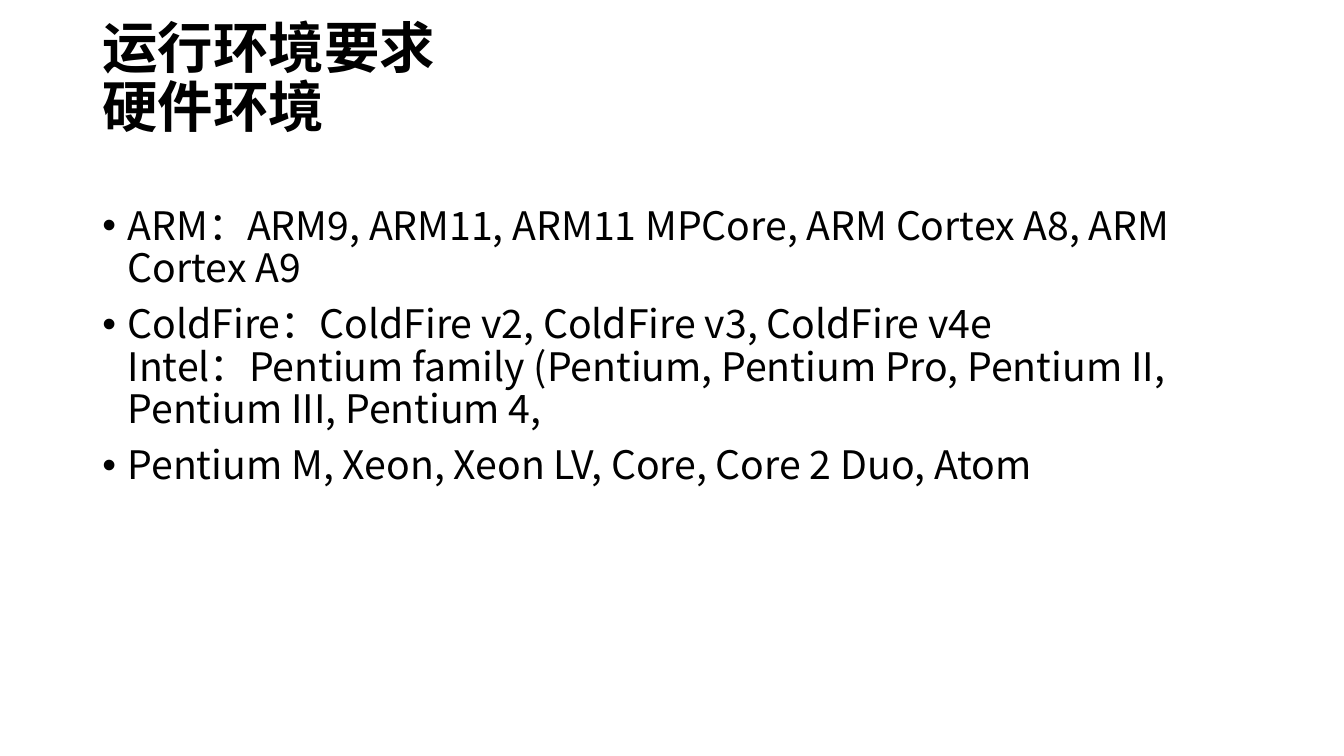
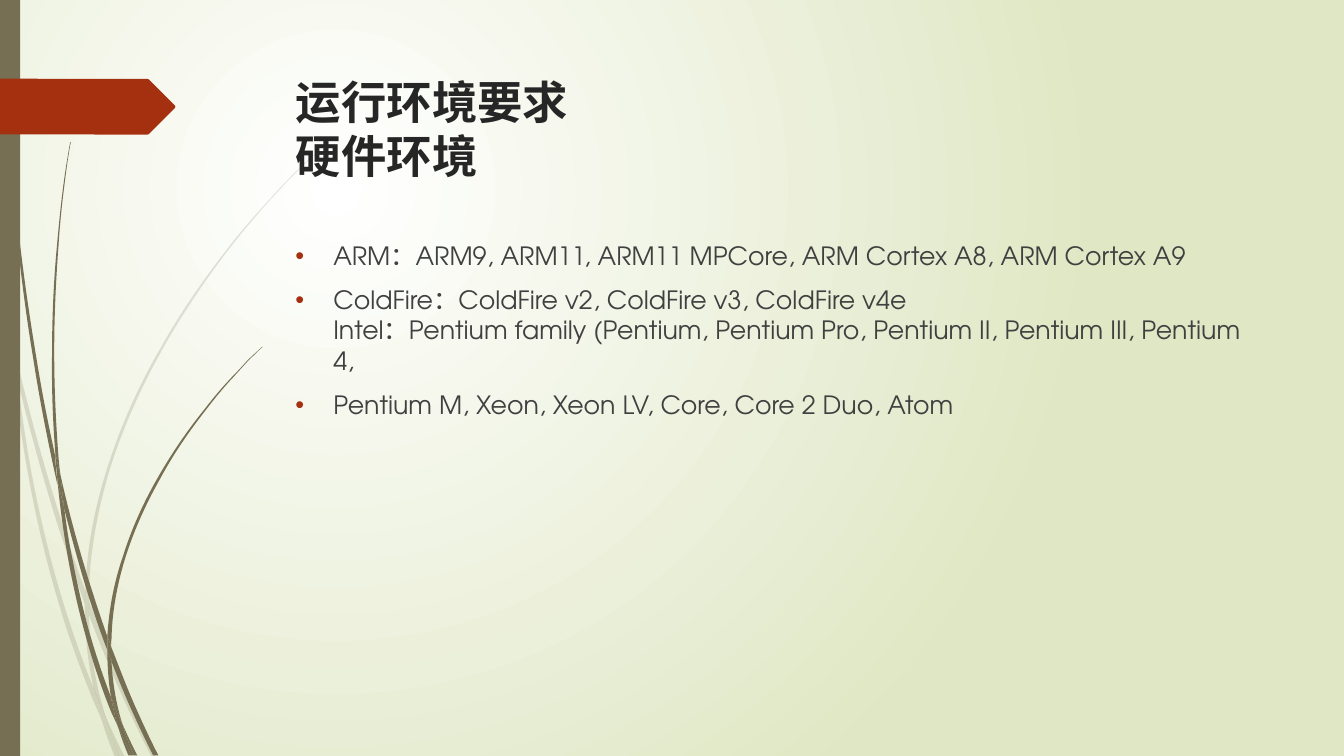
Before and after one commit to bhsei/16TeamD, a slide deck: slide 4 of 项目展示PPT/项目计划书PPT.pptx. Drawn at 1344x756 pixels with LibreOffice and Linux fonts; fonts in the diff are those of the drawing. Boxes give left, top, right and bottom in pixels: in the first picture for what was removed or moved away, otherwise in the second. Text is boxed around its words. In the diff, an @@ line names an element or a change of style, - is before the commit and + after.

```diff
--- a/项目展示PPT/项目计划书PPT.pptx
+++ b/项目展示PPT/项目计划书PPT.pptx
@@ background #CCE8CF to gradient #FFFFFF to #DFE8C4 @@
@@ rectangle added at (0, 0, 20, 756), fill #766F54 @@
@@ freeform shape added at (0, 79, 175, 134), fill #A53010 @@
@@ title "运行环境要求 硬件环境": place and size @@
-title "运行环境要求 硬件环境" at (102, 20, 435, 132)
+title "运行环境要求 硬件环境" at (296, 80, 568, 177)
@@ title "运行环境要求 硬件环境" at (296, 80, 568, 177): size 39.6 to 32.4 pt, font Noto Sans CJK SC to TeX Gyre Adventor, text colour #000000 to #262626; line spacing 0.9 to 1; vertical alignment middle to top @@
@@ text "ARM：ARM9, ARM11, ARM11 MPCore, ARM ...": place and size @@
-text "ARM：ARM9, ARM11, ARM11 MPCore, ARM ..." at (128, 210, 1169, 486)
+text "ARM：ARM9, ARM11, ARM11 MPCore, ARM ..." at (333, 246, 1240, 416)
@@ text "ARM：ARM9, ARM11, ARM11 MPCore, ARM ..." at (333, 246, 1240, 416): size 28 to 18 pt, font Noto Sans CJK SC to TeX Gyre Adventor, text colour #000000 to #404040; indent changed; line spacing 0.9 to 1 @@
@@ group added at (0, 154, 315, 756): 10 freeform shapes @@
@@ group added at (3, 0, 262, 756): 12 freeform shapes @@
```
Also in this commit, not shown: 6 other slides changed, 1 slide added.
